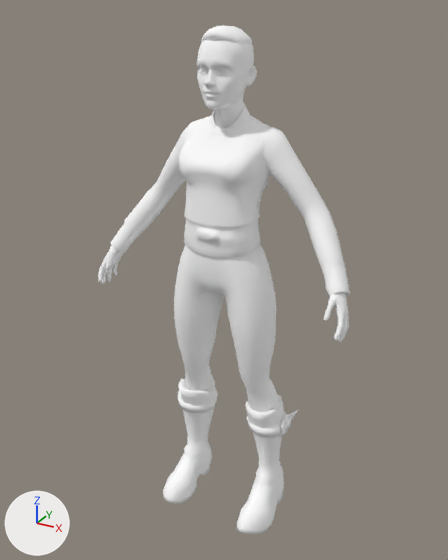
The glTF model mixamoFemIdle1.glb: old version first, new version second.
Before and after are seen from a 50 mm lens placed at (0.934, -1.751, 1.797), pointed at (-0.013, -0.029, 0.936). Every picture has the same lights, and +X, +Y and +Z are marked at lower left.

The first picture shows 'Wolf3D_Body', 'Wolf3D_Hair', 'Wolf3D_Head', 'Wolf3D_Outfit_Bottom', 'Wolf3D_Outfit_Footwear', 'Wolf3D_Outfit_Top'.
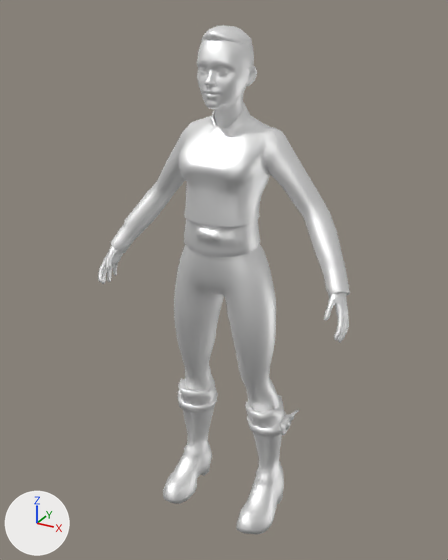
Where the newer file only moved an object's origin or applied its transform, the numbers keep the older frame.

The change, as JSON lines over the scene's bpy script:
```json
{"op": "set", "path": "mat_wolf3d_skin.roughness", "old": "1.0", "new": "0.553"}
{"op": "set", "path": "mat_wolf3d_skin.metallic", "old": "0.0", "new": "1.0"}
{"op": "set", "path": "mat_wolf3d_outfit_bottom.roughness", "old": "1.0", "new": "0.553"}
{"op": "set", "path": "mat_wolf3d_outfit_bottom.metallic", "old": "0.0", "new": "1.0"}
{"op": "set", "path": "mat_wolf3d_outfit_footwear.roughness", "old": "1.0", "new": "0.553"}
{"op": "set", "path": "mat_wolf3d_outfit_footwear.metallic", "old": "0.0", "new": "1.0"}
{"op": "set", "path": "mat_wolf3d_outfit_top.roughness", "old": "1.0", "new": "0.553"}
{"op": "set", "path": "mat_wolf3d_outfit_top.metallic", "old": "0.0", "new": "1.0"}
```

Where the change shows, as pixel boxes [x1, y1, x2, y2] in the pictures (448 x 560 px):
```json
{"object": "Wolf3D_Outfit_Top", "change": "surface changed", "before": [111, 109, 350, 297], "after": [111, 109, 350, 297], "on screen": "white to grey"}
{"object": "Wolf3D_Outfit_Bottom", "change": "surface changed", "before": [174, 244, 279, 412], "after": [174, 244, 279, 412]}
{"object": "Wolf3D_Outfit_Footwear", "change": "surface changed", "before": [163, 378, 294, 534], "after": [163, 378, 294, 534], "on screen": "white to grey"}
{"object": "Wolf3D_Head", "change": "surface changed", "before": [197, 40, 256, 128], "after": [197, 40, 256, 128]}
```
